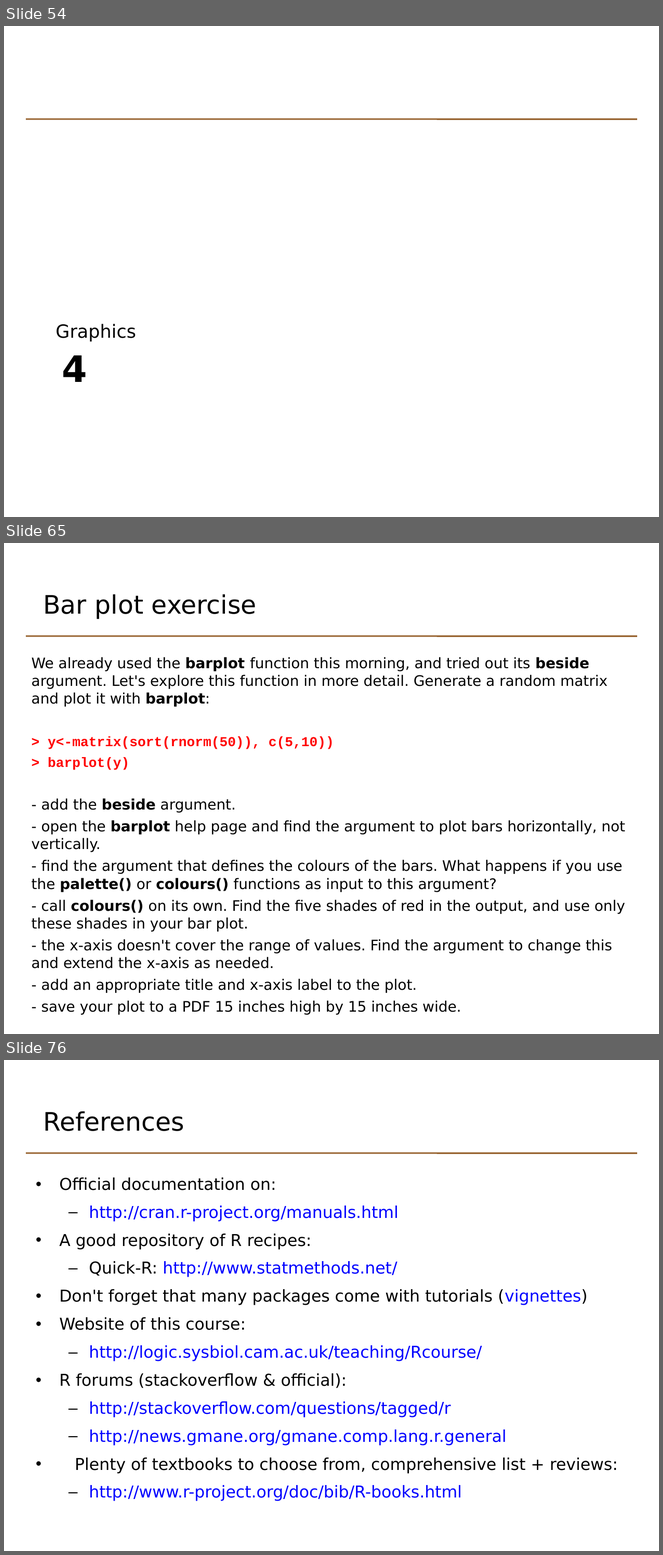
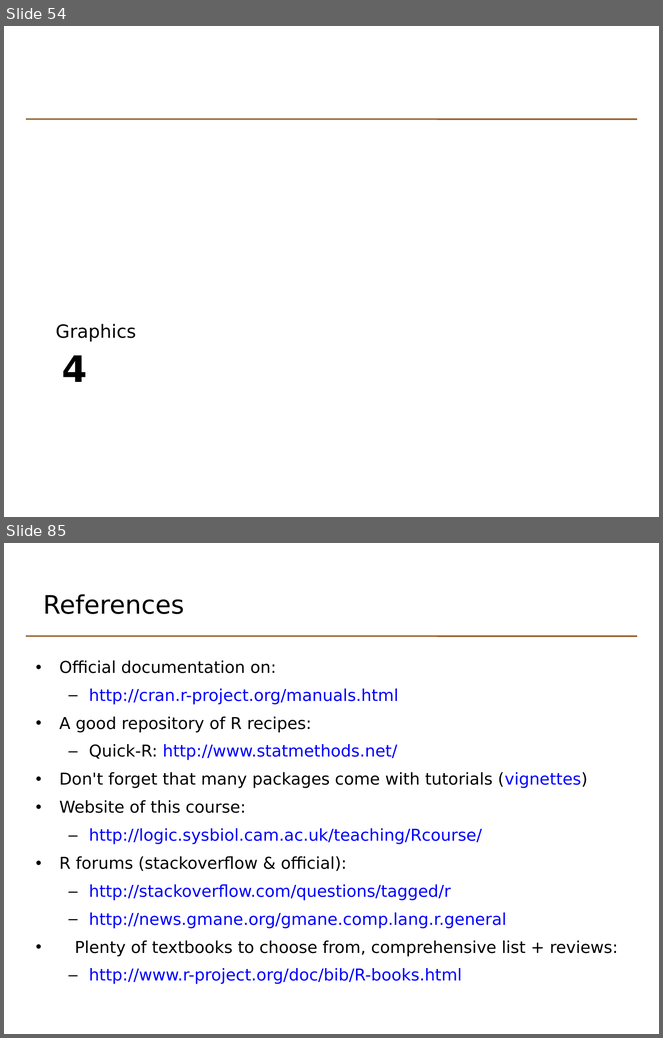
Before and after one commit to johnomics/basicr, a slide deck: Basic_R_Day_2_slides.odp. Shown one above the other, each under a label of ours: slides 54, 65 and 76 before the commit, slides 54 and 85 after it; the slides between them are not shown. The pictures are 663x1555 and 663x1038 pixels, drawn with LibreOffice and Linux fonts; fonts in the diff are those of the drawing. Boxes give left, top, right and bottom in pixels: in the first picture for what was removed or moved away, otherwise in the second. Text is boxed around its words. In the diff, an @@ line names an element or a change of style, - is before the commit and + after.

```diff
--- a/Basic_R_Day_2_slides.odp
+++ b/Basic_R_Day_2_slides.odp
@@ slide 65 removed at <box>4,543,659,1034</box>, background #FFFFFF; not listed: 1 template element that a slide beside it also shows @@
@@ text removed at <box>43,594,257,619</box> @@
-Bar plot exercise
@@ text removed at <box>32,657,625,1015</box> @@
-We already used the barplot function this morning, and tried out its beside argument. Let's explore this function in more detail. Generate a random matrix and plot it with barplot:
-> y<-matrix(sort(rnorm(50)), c(5,10))
-> barplot(y)
-- add the beside argument.
-- open the barplot help page and find the argument to plot bars horizontally, not vertically.
-- find the argument that defines the colours of the bars. What happens if you use the palette() or colours() functions as input to this argument?
-- call colours() on its own. Find the five shades of red in the output, and use only these shades in your bar plot.
-- the x-axis doesn't cover the range of values. Find the argument to change this and extend the x-axis as needed.
-- add an appropriate title and x-axis label to the plot.
-- save your plot to a PDF 15 inches high by 15 inches wide.
@@ what was slide 76 is now slide 85 @@
```
Also in this commit, not shown: 1 slide changed, 29 slides added, 19 other slides removed, 13 other files.
